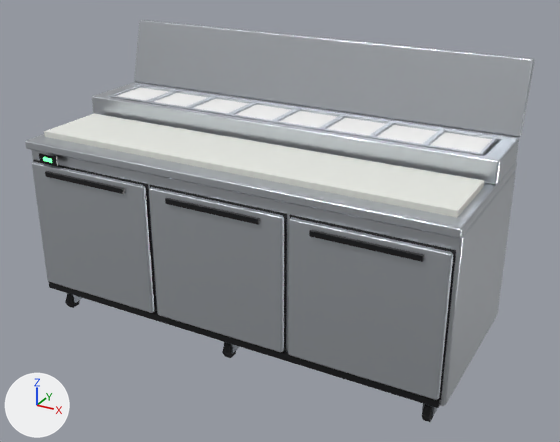
One commit to the glTF model public/models/equipment/pizza-makeline.lod1.glb: the scene before it, then after it.
One viewpoint serves both versions: a 50 mm camera at (1.61, -2.77, 1.95) aimed at (0.07, 0.03, 0.55). The lights are fixed; the arrows at lower left show +X, +Y and +Z. The first picture is the older version. Where no turn or scale is listed for an object, it has been applied to the vertices. Vertices at exactly the same position are counted once.

Objects in the first picture: 'BODY', 'FOOD'.
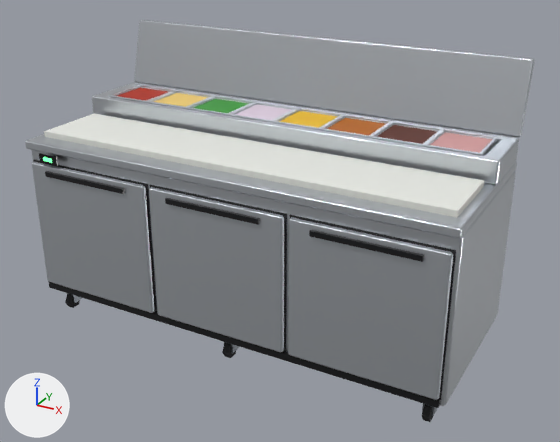
Where the change shows, as pixel boxes (x1, y1, x2, y2) in the pictures (560 x 442 px):
part 1 of me_food, recoloured
    both: (154, 93, 493, 153)
part 2 of me_food, recoloured (white to red)
    both: (117, 87, 168, 101)
part 3 of me_food, recoloured (white to green)
    both: (194, 99, 249, 113)
part 4 of me_food, recoloured
    both: (235, 105, 291, 120)
part 5 of me_food, recoloured (white to orange)
    both: (327, 118, 385, 135)
part 6 of me_food, recoloured (white to brown)
    both: (377, 125, 438, 144)

The edits, one by one:
me_food has 64 vertices, 96 faces and spans x -0.91..0.91, y -0.11..0.11, z -0.02..0.02.
me_food is used by ob_food; location (0.0, 0.216, 0.957).
me_food part 1: 36 faces centred in x -0.68..0.91, y -0.11..0.11, z -0.02..0.02 are repainted in the vertex colours; the middle colour goes from white #ffffff to beige #f1c27a.
me_food part 2: 12 faces centred in x -0.91..-0.7, y -0.11..0.11, z -0.02..0.02 are repainted in the vertex colours; the middle colour goes from white #ffffff to red #b5321c.
me_food part 3: 12 faces centred in x -0.45..-0.24, y -0.11..0.11, z -0.02..0.02 are repainted in the vertex colours; the middle colour goes from white #ffffff to green #3d9a3b.
me_food part 4: 12 faces centred in x -0.22..-0.01, y -0.11..0.11, z -0.02..0.02 are repainted in the vertex colours; the middle colour goes from white #ffffff to white #e7d7e8.
me_food part 5: 12 faces centred in x 0.24..0.45, y -0.11..0.11, z -0.02..0.02 are repainted in the vertex colours; the middle colour goes from white #ffffff to orange #b8691c.
me_food part 6: 12 faces centred in x 0.47..0.68, y -0.11..0.11, z -0.02..0.02 are repainted in the vertex colours; the middle colour goes from white #ffffff to brown #5c2a1c.
